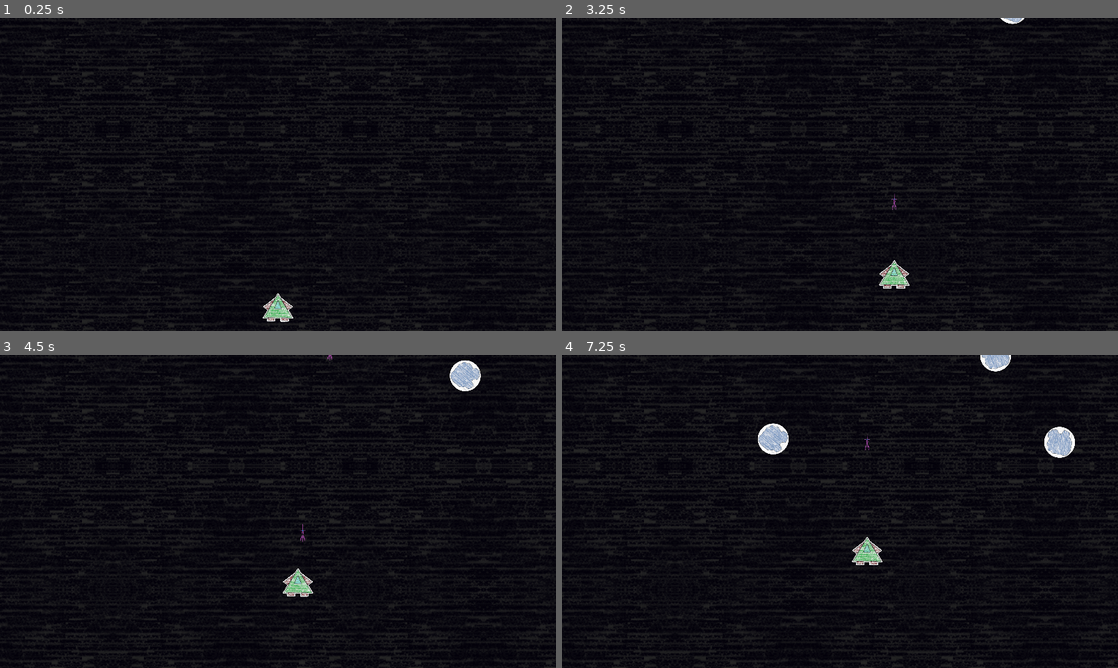
Above: before the commit, frames 1-4 (two rows, left to right).
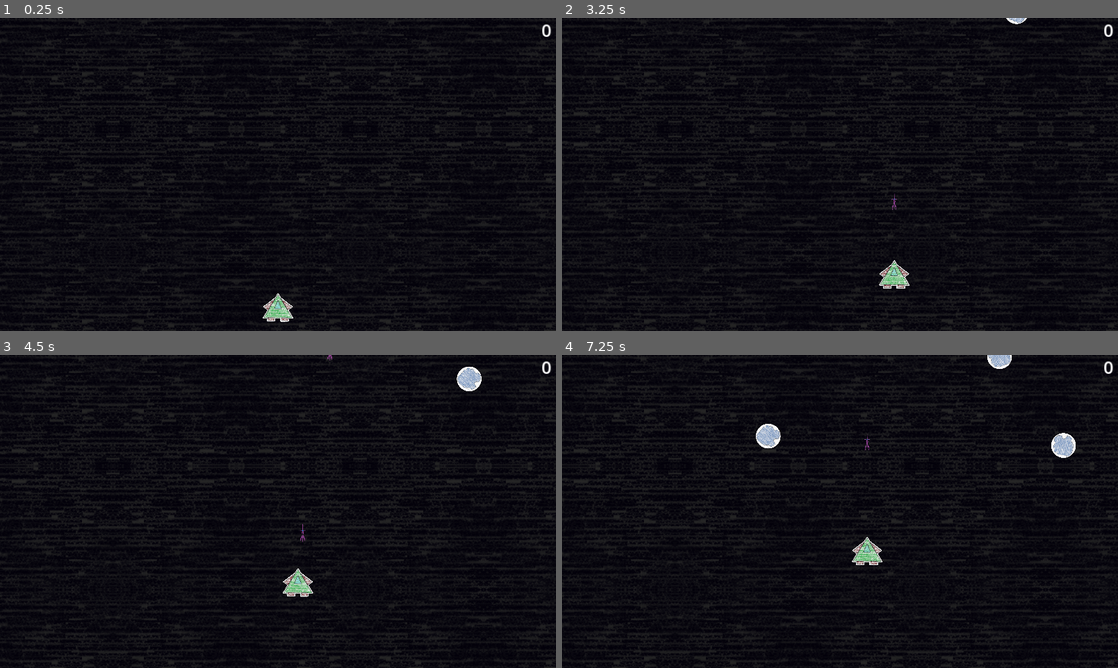
Above: after the commit, the same moments.

Repository: jeremyglebe/CrayonBlaster
Game: Godot game, scene res://scenes/level.tscn
Same seed, same stepped clock (60 frames per second), same inputs: the game is played once before the commit and once after it. Sound files missing from this copy of the repository are replaced by a short silence.
Inputs:
- Up to frame 1 (0.25 s): no input
- Up to frame 2 (3.25 s): tap Enter at 0.5 s; hold D (strafe right) 0.53-1.28 s; tap Space (primary weapon) at 0.6, 1.35, 2, 2.1, 2.85 s; hold S (reverse) 1.28-2.03 s; hold D (strafe right) 2.03-2.78 s; hold W (forward) from 2.78 s (still down)
- Up to frame 3 (4.5 s): release W (forward) at 3.53 s; hold A (strafe left) from 3.53 s (still down); tap Space (primary weapon) at 3.6, 4.35 s
- Up to frame 4 (7.25 s): release A (strafe left) at 5.03 s; hold S (reverse) 5.03-5.78 s; tap Space (primary weapon) at 5.1, 5.85, 6.6 s; hold D (strafe right) 5.78-6.53 s; hold W (forward) from 6.53 s (still down)

The runs differ from the first frame. In frame 1, less than 0.1% of the frame differs, in the area x 97-100%, y 2-7%; in frame 2, 0.1%; in frame 3, 0.4%; in frame 4, 0.9%, in the area x 34-100%, y 0-33%.

Commit message:
simple score

Diff:
--- a/scenes/level.gd
+++ b/scenes/level.gd
@@ -2,10 +2,11 @@
 
 var _VIEWPORT_WIDTH: float
 var game_over := false
+var score := 0
 
 # Meteors
 var meteor_scene: PackedScene = load("res://scenes/meteor.tscn")
-const _METEOR_SCALE := 0.25
+const _METEOR_SCALE := 0.20
 
 # Plasma Darts
 var plasma_dart_scene: PackedScene = load("res://scenes/plasma_dart.tscn")
@@ -46,11 +47,17 @@
 
 func _on_meteor_destroyed(meteor: MeteorNode):
 	play_sound(meteor.sound_explode)
+	increase_score(1)
 
 
 func _on_audio_stream_player_finished():
 	if game_over:
 		get_tree().reload_current_scene()
+
+
+func increase_score(points):
+	score += points
+	$ScoreLabel.text = str(score)
 
 
 func spawn_random_meteor():
--- a/scenes/level.tscn
+++ b/scenes/level.tscn
@@ -70,6 +70,15 @@
 
 [node name="PlasmaDarts" type="Node2D" parent="."]
 
+[node name="ScoreLabel" type="Label" parent="."]
+offset_left = 1017.0
+offset_right = 1143.0
+offset_bottom = 50.0
+theme_override_font_sizes/font_size = 36
+text = "0"
+horizontal_alignment = 2
+vertical_alignment = 1
+
 [connection signal="finished" from="AudioStreamPlayer" to="." method="_on_audio_stream_player_finished"]
 [connection signal="game_over" from="Player" to="." method="_on_player_game_over"]
 [connection signal="primary_weapon" from="Player" to="." method="_on_player_primary_weapon"]
--- a/scenes/meteor.gd
+++ b/scenes/meteor.gd
@@ -67,14 +67,14 @@
 
 
 func _on_body_entered(body):
-	print("Meteor collided with ", body)
+	print("Meteor collided with ", body.name, " ", body)
 	destroyed.emit(self)
 	body.queue_free()
 	queue_free()
 
 
 func _on_area_entered(area):
-	print("Meteor collided with", area)
+	print("Meteor collided with ", area.name, " ", area)
 	destroyed.emit(self)
 	area.queue_free()
 	queue_free()
